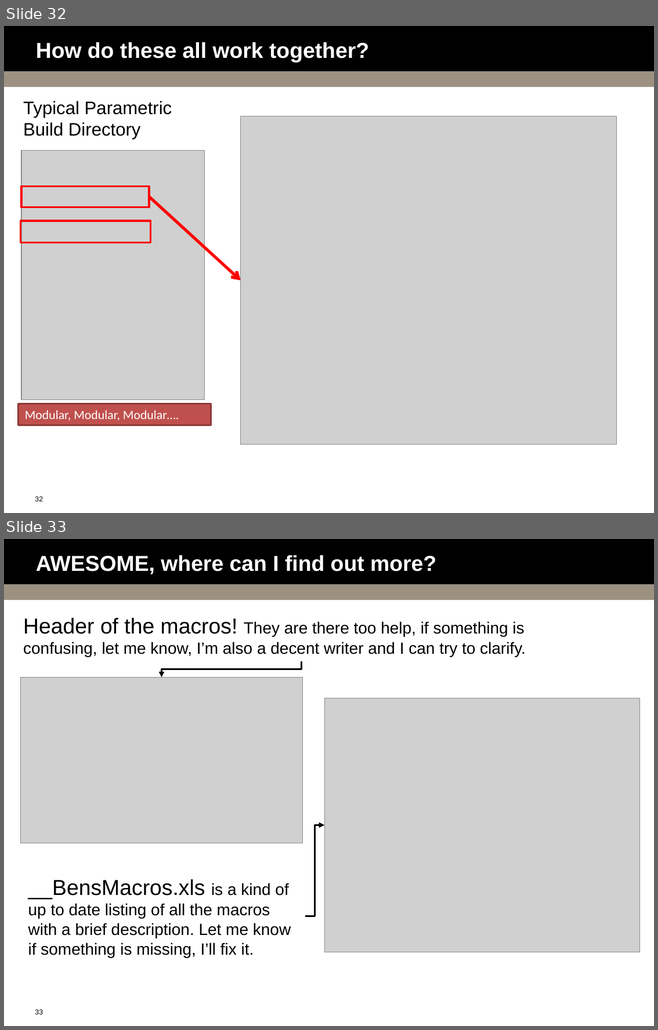
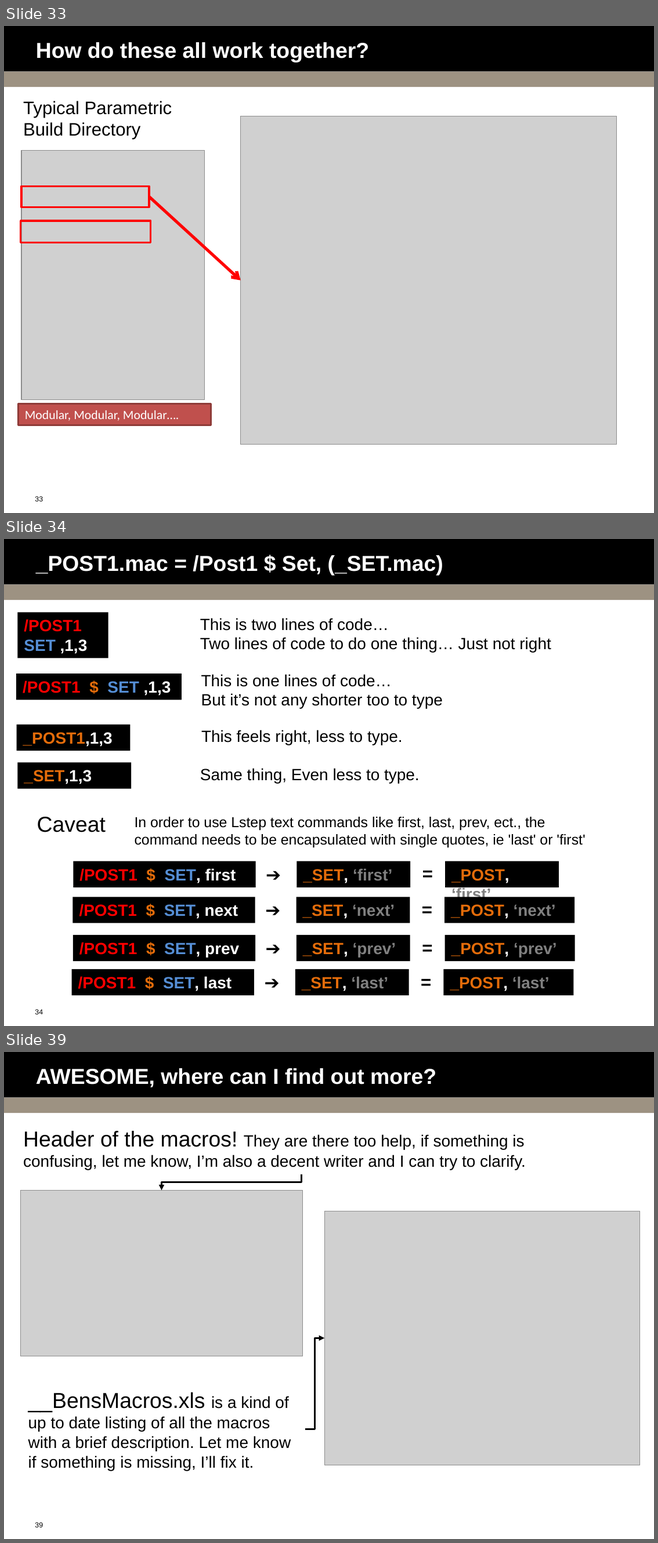
Before and after one commit to bguest/ansys-macros, a slide deck: Macro-Mania.pptx. Shown one above the other, each under a label of ours: slides 32 and 33 before the commit, slides 33, 34 and 39 after it; the slides between them are not shown. The pictures are 658x1030 and 658x1543 pixels, drawn with LibreOffice and Linux fonts; fonts in the diff are those of the drawing; grey boxes stand for pictures; background and template pictures are left out. Boxes give left, top, right and bottom in pixels: in the first picture for what was removed or moved away, otherwise in the second. Text is boxed around its words. In the diff, an @@ line names an element or a change of style, - is before the commit and + after.

```diff
--- a/Macro-Mania.pptx
+++ b/Macro-Mania.pptx
@@ slide 34 added at <box>4,539,654,1026</box>, background #FFFFFF; not listed: 3 template elements that a slide beside it also shows @@
@@ title added at <box>36,555,443,576</box>, 24 pt, text #FFFFFF, bold @@
+_POST1.mac = /Post1 $ Set, (_SET.mac)
@@ rectangle added at <box>18,613,108,658</box>, fill #000000, 18 pt, text #FF0000, bold @@
+/POST1
+SET ,1,3
@@ text added at <box>200,618,550,653</box>, 18 pt, text #000000 @@
+This is two lines of code…
+Two lines of code to do one thing… Just not right
@@ rectangle added at <box>16,674,181,700</box>, fill #000000, 18 pt, text #FF0000, bold @@
+/POST1 $ SET ,1,3
@@ text added at <box>201,674,442,708</box>, 18 pt, text #000000 @@
+This is one lines of code…
+But it’s not any shorter too to type
@@ rectangle added at <box>16,725,130,751</box>, fill #000000, 18 pt, text #E46C0A, bold @@
+_POST1,1,3
@@ text added at <box>201,730,402,745</box>, 18 pt, text #000000 @@
+This feels right, less to type.
@@ rectangle added at <box>18,762,132,788</box>, fill #000000, 18 pt, text #E46C0A, bold @@
+_SET,1,3
@@ text added at <box>200,768,419,783</box>, 18 pt, text #000000 @@
+Same thing, Even less to type.
@@ text added at <box>37,817,106,832</box>, 24 pt, text #000000 @@
+Caveat
@@ text added at <box>134,817,585,848</box>, 16 pt, text #000000 @@
+In order to use Lstep text commands like first, last, prev, ect., the command needs to be encapsulated with single quotes, ie 'last' or 'first'
@@ rectangle added at <box>74,861,256,887</box>, fill #000000, 18 pt, text #FF0000, bold @@
+/POST1 $ SET, first
@@ text added at <box>259,860,292,889</box>, 20 pt, text #000000 @@
+➔
@@ rectangle added at <box>296,861,410,887</box>, fill #000000, 18 pt, text #808080, bold @@
+_SET, ‘first’
@@ text added at <box>416,859,447,888</box>, 20 pt, text #000000, bold @@
+=
@@ rectangle added at <box>445,861,558,887</box>, fill #000000, 18 pt, text #808080, bold @@
+_POST, ‘first’
@@ rectangle added at <box>73,897,255,923</box>, fill #000000, 18 pt, text #FF0000, bold @@
+/POST1 $ SET, next
@@ text added at <box>259,896,292,924</box>, 20 pt, text #000000 @@
+➔
@@ rectangle added at <box>296,897,410,923</box>, fill #000000, 18 pt, text #808080, bold @@
+_SET, ‘next’
@@ text added at <box>415,895,447,924</box>, 20 pt, text #000000, bold @@
+=
@@ rectangle added at <box>444,897,574,923</box>, fill #000000, 18 pt, text #808080, bold @@
+_POST, ‘next’
@@ rectangle added at <box>73,935,255,961</box>, fill #000000, 18 pt, text #FF0000, bold @@
+/POST1 $ SET, prev
@@ text added at <box>259,934,292,962</box>, 20 pt, text #000000 @@
+➔
@@ rectangle added at <box>296,935,410,961</box>, fill #000000, 18 pt, text #808080, bold @@
+_SET, ‘prev’
@@ text added at <box>415,933,447,962</box>, 20 pt, text #000000, bold @@
+=
@@ rectangle added at <box>444,935,574,961</box>, fill #000000, 18 pt, text #808080, bold @@
+_POST, ‘prev’
@@ rectangle added at <box>71,969,254,995</box>, fill #000000, 18 pt, text #FF0000, bold @@
+/POST1 $ SET, last
@@ text added at <box>258,968,291,996</box>, 20 pt, text #000000 @@
+➔
@@ rectangle added at <box>295,969,409,995</box>, fill #000000, 18 pt, text #808080, bold @@
+_SET, ‘last’
@@ text added at <box>414,967,445,995</box>, 20 pt, text #000000, bold @@
+=
@@ rectangle added at <box>443,969,573,995</box>, fill #000000, 18 pt, text #808080, bold @@
+_POST, ‘last’
@@ what was slide 32 is now slide 33 @@
@@ page number at <box>35,496,43,502</box>: text changed @@
-32
+33
@@ what was slide 33 is now slide 39 @@
@@ page number at <box>35,1522,43,1528</box>: text changed @@
-33
+39
```
Also in this commit, not shown: 5 other slides added, 5 other files.
